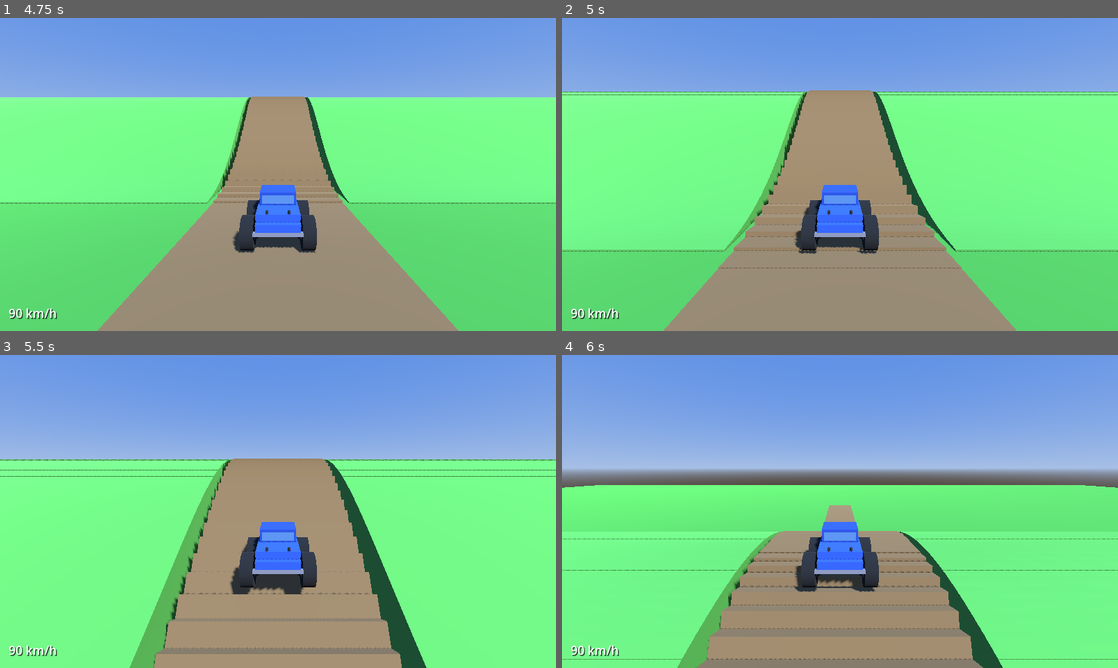
Above: before the commit, frames 1-4 (two rows, left to right).
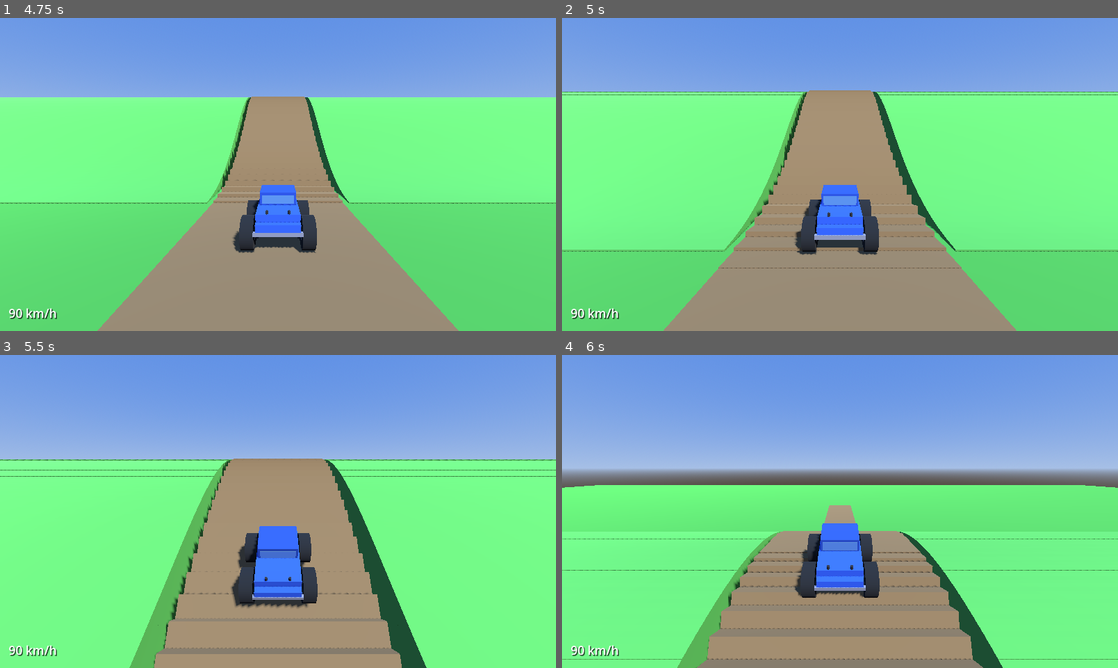
Above: after the commit, the same moments.

Repository: withdoron/Elek-games
Game: Godot game, scene res://node_3d.tscn
The game is run twice, just before and just after one commit, with the same random seed, the same clock (stepped at 60 frames per second) and the same inputs.
Inputs (mouse positions are in pixels of both pictures, inside the frame that each line leads up to):
- Up to frame 1 (4.75 s): click "DRIVE" at 0.5 s; tap Enter at 1.25 s; move the mouse to (305, 174) at 1.27 s; hold W (accelerate) from 1.28 s (still down); click (305, 174) at 1.42 s; move the mouse to (250, 174) at 2.02 s; move the mouse to (289, 168) at 2.77 s; move the mouse to (272, 180) at 3.52 s; click (272, 180) at 3.67 s; move the mouse to (316, 177) at 4.27 s
- Up to frame 2 (5 s): keep holding W (accelerate)
- Up to frame 3 (5.5 s): keep holding W (accelerate); move the mouse to (233, 508) at 5.02 s
- Up to frame 4 (6 s): keep holding W (accelerate); move the mouse to (845, 511) at 5.77 s; click (845, 511) at 5.92 s

Frame 1 is identical in both runs. In frame 2, 0.4% of the frame differs, in the area x 42-57%, y 53-76%; in frame 3, 2.3%, in the area x 41-58%, y 53-81%; in frame 4, 1.6%.

Commit message:
KART: tilt truck to match terrain slope
Samples ground height at 4 points around the truck (front, back,
left, right) to compute pitch and roll angles. Body mesh smoothly
lerps to match the terrain surface. Truck tilts forward going uphill,
backward going downhill, and leans sideways on angled ground.

Co-Authored-By: Claude Opus 4.6 (1M context) <noreply@anthropic.com>

Diff:
--- a/kart-racers/scripts/player_kart.gd
+++ b/kart-racers/scripts/player_kart.gd
@@ -105,8 +105,34 @@
 	# --- ALWAYS snap Y to ground. Every frame. No exceptions. ---
 	global_position.y = _get_ground_height(global_position.x, global_position.z) + GROUND_OFFSET
 
+	# --- Tilt truck to match terrain slope ---
+	_align_to_terrain(delta)
+
 	# --- Visuals ---
 	_update_visuals(delta, steer_input)
+
+
+func _align_to_terrain(delta: float) -> void:
+	# Sample ground at 4 points around the truck to get slope
+	var d = 1.5
+	var pos = global_position
+	var fwd = -transform.basis.z.normalized()
+	var right_dir = transform.basis.x.normalized()
+
+	var h_front = _get_ground_height(pos.x + fwd.x * d, pos.z + fwd.z * d)
+	var h_back = _get_ground_height(pos.x - fwd.x * d, pos.z - fwd.z * d)
+	var h_left = _get_ground_height(pos.x - right_dir.x * d, pos.z - right_dir.z * d)
+	var h_right = _get_ground_height(pos.x + right_dir.x * d, pos.z + right_dir.z * d)
+
+	# Pitch (forward/back tilt) and roll (left/right tilt)
+	var target_pitch = atan2(h_front - h_back, d * 2.0)
+	var target_roll = atan2(h_right - h_left, d * 2.0)
+
+	# All visual tilt on body_mesh — root stays flat for steering math
+	if body_mesh:
+		var t = 8.0 * delta
+		body_mesh.rotation.x = lerp(body_mesh.rotation.x, target_pitch, t)
+		body_mesh.rotation.z = lerp(body_mesh.rotation.z, target_roll, t)
 
 
 func _get_ground_height(_x: float, z: float) -> float:
@@ -133,11 +159,7 @@
 		if wheel_meshes[i]:
 			wheel_meshes[i].rotate_x(spin_rate)
 
-	# --- Body tilt into turns ---
-	var target_tilt = -steer_angle * 0.05
-	kart_tilt = lerp(kart_tilt, target_tilt, 5.0 * delta)
-	if body_mesh:
-		body_mesh.rotation.z = kart_tilt
+	# Body tilt is handled by _align_to_terrain
 
 
 func _build_truck() -> void:
